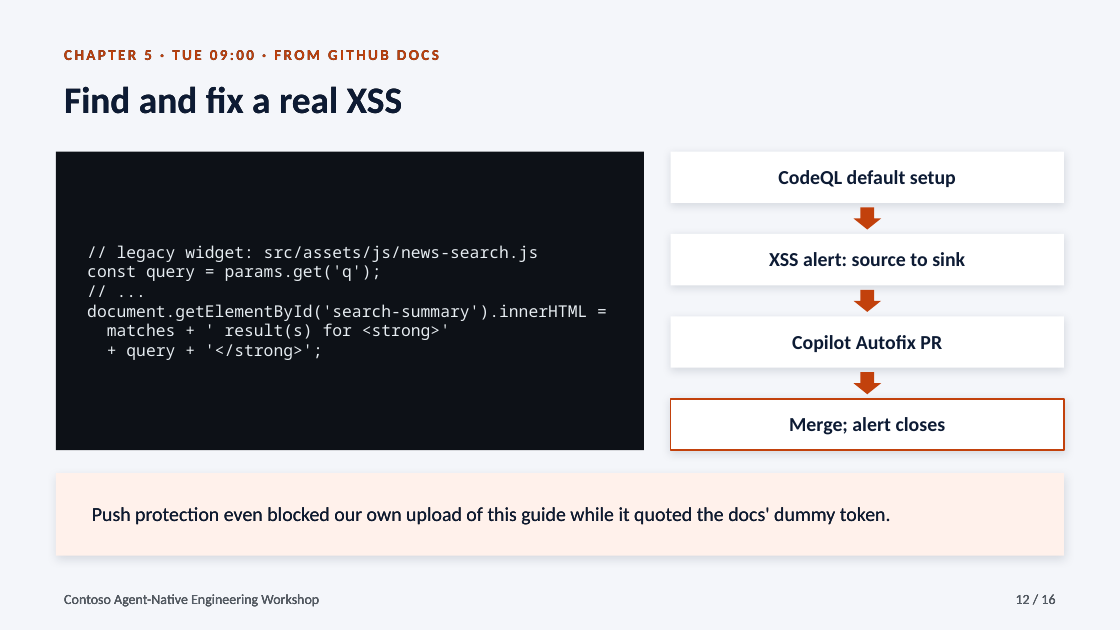
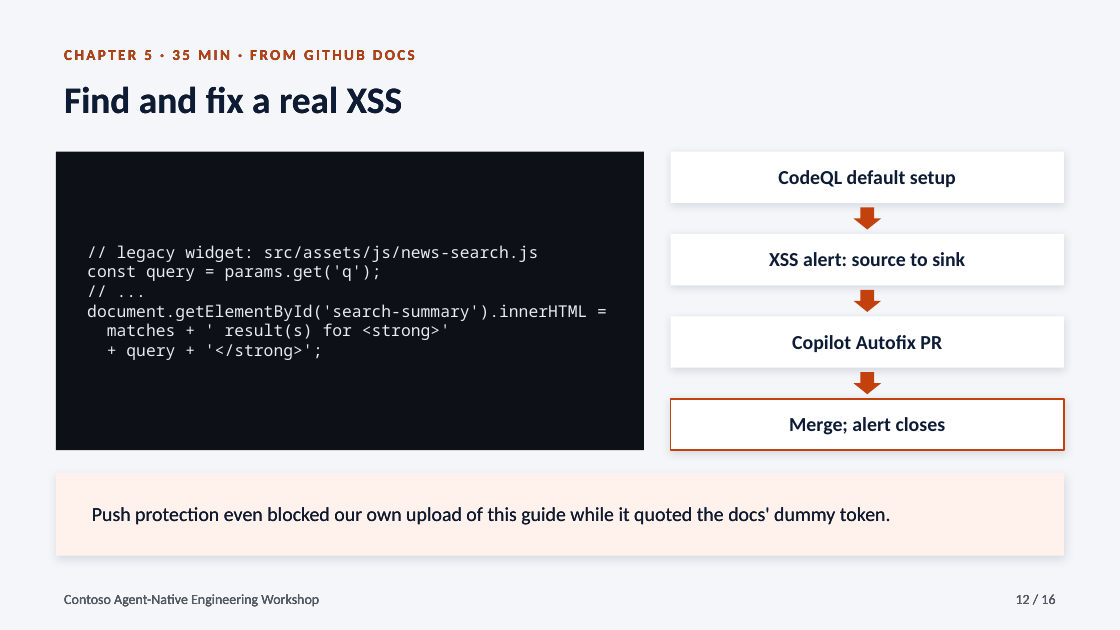
Before and after one commit to ibranibeny/gh-agentic-engineering-workshop, a slide deck: slide 12 of downloads/contoso-agent-native-engineering-workshop.pptx. Drawn at 1120x630 pixels with LibreOffice and Linux fonts; fonts in the diff are those of the drawing. Boxes give left, top, right and bottom in pixels: in the first picture for what was removed or moved away, otherwise in the second. Text is boxed around its words. In the diff, an @@ line names an element or a change of style, - is before the commit and + after.

Commit message:
Tell the story as one workshop, without a day schedule (2/3)
Removes the Monday/Tuesday timeline, clock times and 'two story days' from the guide, slide view and PowerPoint deck. Chapters now show their duration; story scenes are labelled by place or moment.

```diff
--- a/downloads/contoso-agent-native-engineering-workshop.pptx
+++ b/downloads/contoso-agent-native-engineering-workshop.pptx
@@ text at [64,50,415,60]: text changed @@
-CHAPTER 5 · TUE 09:00 · FROM GITHUB DOCS
+CHAPTER 5 · 35 MIN · FROM GITHUB DOCS
```
Also in this commit, not shown: 11 other slides changed.
